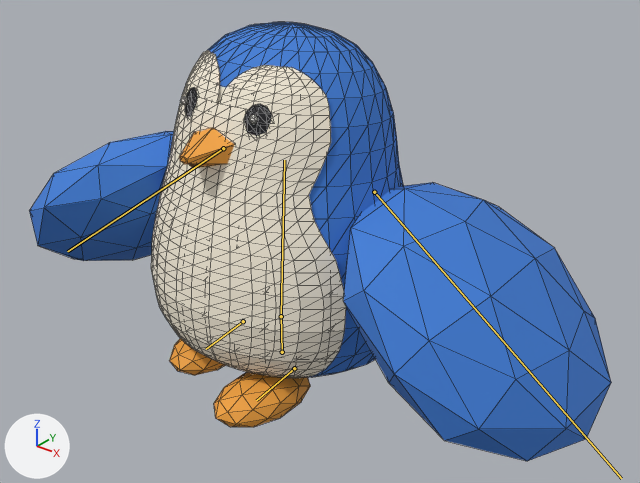
A saved change to the glTF model Models/anim_locomotion/avatar_base.glb.
The view is the same before and after, from a camera (50 mm lens) standing at (1.386, -1.564, 1.352) and looking at (0.096, 0.048, 0.352). The axes (+X, +Y, +Z) are drawn at lower left. The lights are the same throughout. The older version comes first. Both versions are drawn at frame 4 of the action 'stop'; the numbers are the values there. The bones that change, and the others that lie on the model, are drawn over the model as lines. Mesh edges are drawn as thin lines.

The first picture shows 'avatar_base_mesh.001'.
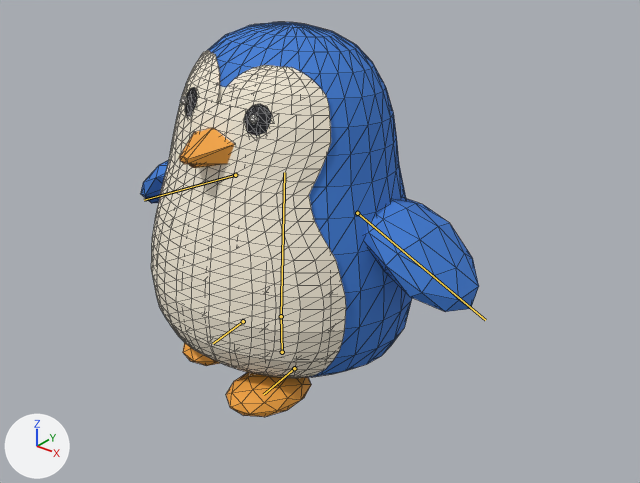
What differs and where, as boxes [x1, y1, x2, y2] in the pictures (640 x 483 px):
'avatar_base_mesh.001', posed (42% narrower, 10% shorter)
    before: [29, 22, 611, 461]
    after: [141, 22, 479, 417]
bone 'flipper.L', root to tip
    before: (374, 192) to (621, 478)
    after: (357, 213) to (485, 320)
bone 'flipper.R', root to tip
    before: (223, 148) to (67, 251)
    after: (235, 175) to (144, 200)
bone 'foot.L', root to tip
    before: (294, 368) to (256, 400)
    after: (294, 368) to (263, 394)
bone 'foot.R', root to tip
    before: (243, 321) to (206, 349)
    after: (243, 321) to (213, 343)

The change in detail:
Bone 'flipper.L' (bone_flipper_l) turns from (14, 4, -11) to (15, 5, -8) degrees about its own x, y and z.
Bone 'flipper.L' (bone_flipper_l) is rescaled from (2.94, 1.94, 2.62) to (1.0, 1.0, 1.0).
Bone 'flipper.R' (bone_flipper_r) turns from (8, 2, 19) to (12, 3, 17) degrees about its own x, y and z.
Bone 'flipper.R' (bone_flipper_r) is rescaled from (2.94, 1.94, 2.62) to (1.0, 1.0, 1.0).
Bone 'foot.L' (bone_foot_l) is rescaled from (1.0, 1.23, 1.23) to (1.0, 1.0, 1.0).
Bone 'foot.R' (bone_foot_r) is rescaled from (1.0, 1.23, 1.23) to (1.0, 1.0, 1.0).
